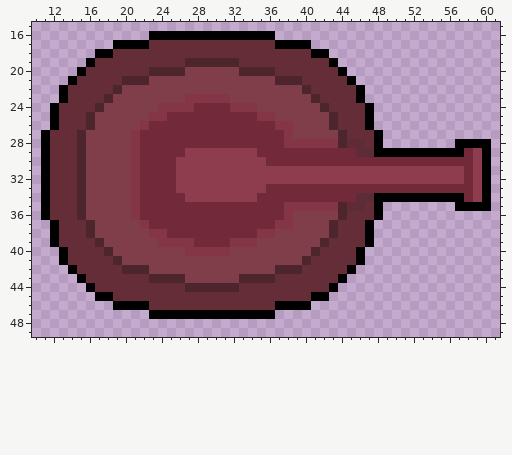
Pixel-art sprite, stored at Sprites/Enemy Tanks/turret1.png. Above: the version before the commit.
The file is 64x64 pixels. Pixels under 10% opacity are left out. Colours within 5 levels of each other are drawn and written as one. Shown: x 10..61, y 15..49.
And afterwards:
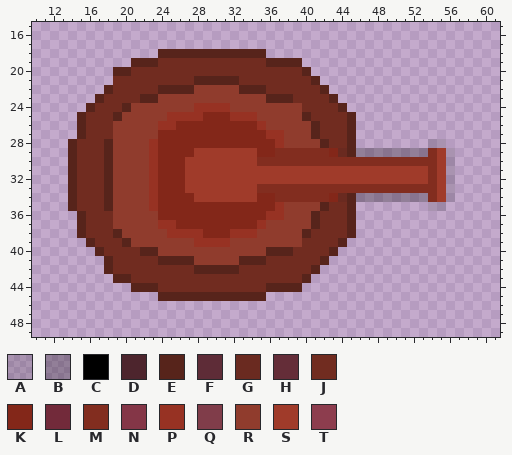
Palette (. is transparent): A #00000023  B #00000041  C #000000  D #4d252d  E #57241b  F #5e2c37  G #6a2a20  H #642d38  J #712c20  K #832719  L #722a3a  M #822d1f  N #843647  P #973223  Q #803d4a  R #903c2d  S #a03b2a  T #8d3d4e
What changed:
Changed rows in their new state; - is an unchanged pixel.
first column x 11:
16 ------------..............------------------------
17 --------......................--------------------
18 ------.......EEEEEEEEEEEE.......------------------
19 -----.....EEEJJJJJJJJJJJJEEEE....-----------------
20 ----....EEJJJJJJJJJJJJJJJJJJJE....----------------
21 ---.....JJJJJJJJJEEEEEJJJJJJJJE....---------------
22 --.....EJJJJJEEEERRRRREEEJJJJJJE....--------------
23 --....EJJJJEERRRRRRRRRRRREEEJJJJE...--------------
24 -....EJJJERRRRRRRPPPPRRRRRRRRJJJJE...-------------
25 -...EJJJERRRRRPPPPKKKPPPRRRRREJJJJE..-------------
26 -...EJJJRRRRRPPKKKKKKKKKPRRRRREJJJE..-------------
27 ....EJJJRRRRRKKKKKKKKKKKKPPRRREJJJE...------------
28 ...EJJJERRRRPKKKKKKKKKKKKKPRRRREJJE...-----AA-....
29 ...EJJJERRRRPKKKKSSSSSSSKKMMMMMMKGEBBBBBBBBMSA....
30 ...EJJJERRRRPKKKSSSSSSSSMMMMMMMMMMMMMMMMMMMMSA....
31 ...EJJJERRRRPKKKSSSSSSSSSSSSSSSSSSSSSSSSSSSMSA....
32 ...EJJJERRRRPKKKSSSSSSSSSSSSSSSSSSSSSSSSSSSMSA....
33 ...EJJJERRRRPKKKSSSSSSSSMMMMMMMMMMMMMMMMMMMMSA....
34 ...EJJJERRRRPKKKKSSSSSSSKKMMMMMMKGEBBBBBBBBMSA....
35 ...EJJJERRRRPKKKKKKKKKKKKKPRRRREJJE...-----AA-....
36 ....EJJJRRRRRKKKKKKKKKKKKPPRRREJJJE...------------
37 -...EJJJRRRRRPPKKKKKKKKKPRRRRREJJJE..-------------
38 -...EJJJERRRRRPPPPKKKPPPRRRRREJJJJE..-------------
39 -....EJJJERRRRRRRPPPPRRRRRRRRJJJJE...-------------
40 --....EJJJJEERRRRRRRRRRRREEEJJJJE...--------------
41 --.....EJJJJJEEEERRRRREEEJJJJJJE....--------------
42 ---....EJJJJJJJJJEEEEEJJJJJJJJE....---------------
43 ----....EEJJJJJJJJJJJJJJJJJJJE....----------------
44 -----.....EEEJJJJJJJJJJJJEEEE....-----------------
45 ------.......EEEEEEEEEEEE.......------------------
46 --------......................--------------------
47 ------------..............------------------------
Changed places in both pictures, as pixel boxes (x1, y1, x2, y2):
changed: (41, 31, 491, 319)
